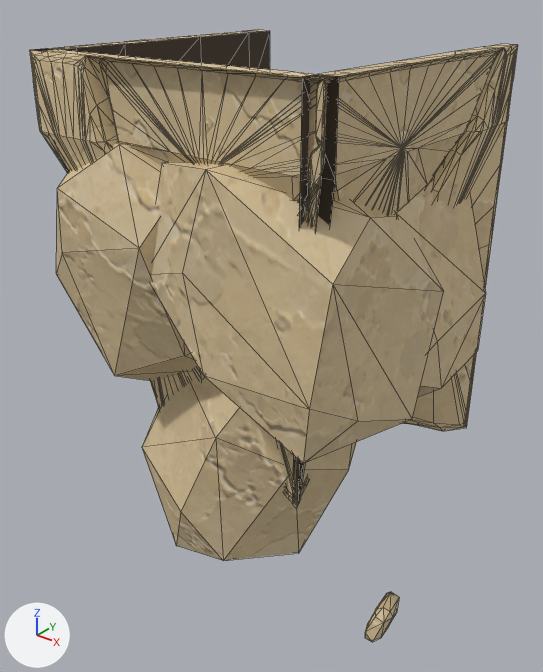
The glTF model assets/custom/models/ground_modules/ground_bottom_square_end_08.glb as it was, and as the next commit left it.
One viewpoint serves both versions: a camera (50 mm lens) standing at (1.92, -1.32, 1.2) and looking at (0.47, 0.49, 0.07). The axes (+X, +Y, +Z) are drawn at lower left. The lights are the same throughout. The picture after the commit comes second. Mesh edges are drawn as thin lines. Vertices at exactly the same position are counted once.

The first picture shows 'GroundBottomSquareEnd08_Body'.
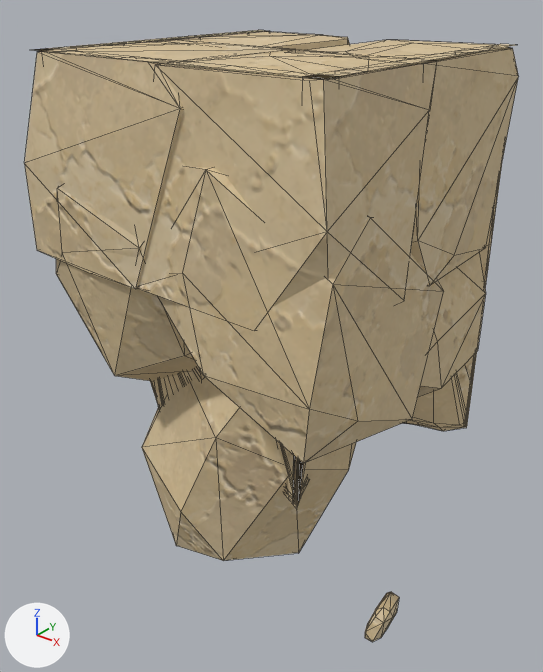
Patch to the scene script:
```diff
--- a/assets/custom/models/ground_modules/ground_bottom_square_end_08.glb.py
+++ b/assets/custom/models/ground_modules/ground_bottom_square_end_08.glb.py
@@ me_groundbottomsquareend08_bodymesh @@
 # used by ob_groundbottomsquareend08_body; location = (0.0, 0.0, 0.0)
-me_groundbottomsquareend08_bodymesh.from_pydata(...)  # 1392 vertices, 2646 faces; spans x -0.04..1.04, y -0.04..1.0, z -0.97..1.0
+me_groundbottomsquareend08_bodymesh.from_pydata(...)  # 1229 vertices, 2176 faces; spans x -0.04..1.04, y -0.04..1.0, z -0.97..1.0
+# me_groundbottomsquareend08_bodymesh part 1: a new loose piece of 27 vertices spanning x -0.04..0.66, y -0.04..0.6, z 0.4..1.0, in mat_sandstone_plate_15_003
+# me_groundbottomsquareend08_bodymesh part 2: a new loose piece of 26 vertices spanning x 0.31..1.04, y -0.04..0.57, z 0.4..1.0, in mat_sandstone_plate_15_003
+# me_groundbottomsquareend08_bodymesh part 3: a new loose piece of 25 vertices spanning x 0.53..1.04, y 0.26..1.0, z 0.4..1.0, in mat_sandstone_plate_15_003
+# me_groundbottomsquareend08_bodymesh part 4: 18 vertices moved within x -0.01..0.98, y -0.01..0.72, z 0.78; 265 vertices removed from x -0.01..1.01, y -0.01..1.0, z 0.78..1.0; 24 vertices added at x -0.04..0.59, y 0.33..1.0, z 0.4..1.0
 me_groundbottomsquareend08_bodymesh.materials.append(mat_sandstone_plate_1_007)
```

Changed parts and their boxes (x1, y1, x2, y2) in the pictures (543 x 672 px):
'GroundBottomSquareEnd08_Body', reshaped
    before: (29, 30, 518, 642)
    after: (24, 30, 519, 642)
part 1 of me_groundbottomsquareend08_bodymesh, added (beige)
    after: (24, 41, 296, 289)
part 2 of me_groundbottomsquareend08_bodymesh, added (beige)
    after: (138, 50, 437, 307)
part 3 of me_groundbottomsquareend08_bodymesh, added (brown)
    after: (302, 40, 519, 282)
part 4 of me_groundbottomsquareend08_bodymesh, built on
    before: (29, 45, 518, 209)
    after: (163, 32, 350, 51)
